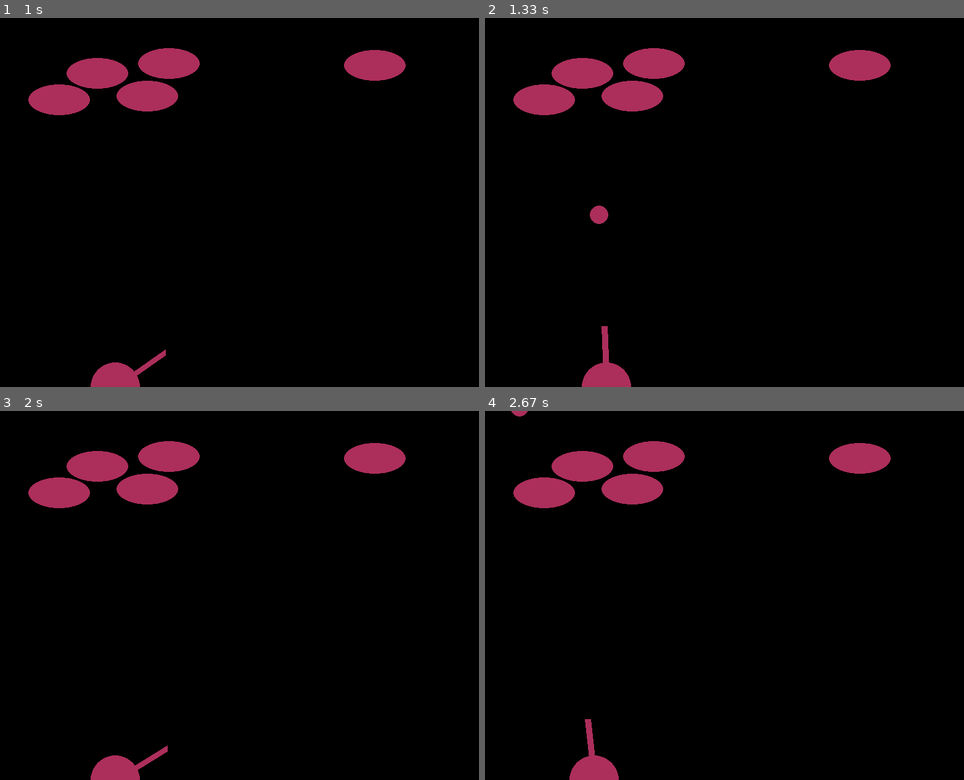
Above: before the commit, frames 1-4 (two rows, left to right).
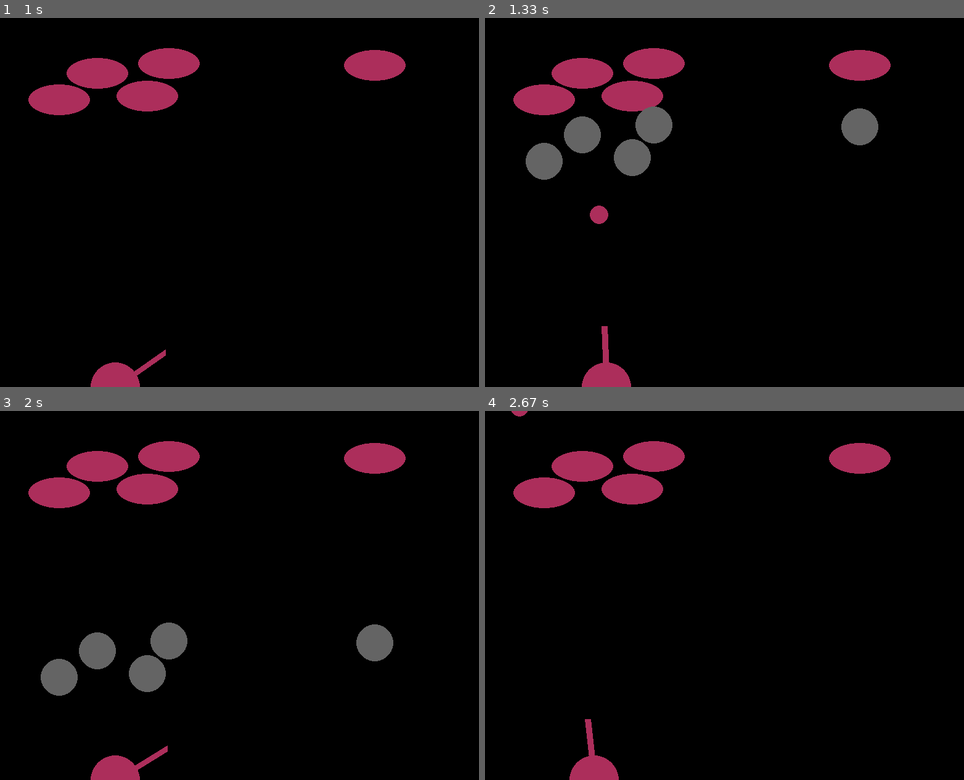
Above: after the commit, the same moments.

Repository: Pleshakova/pygame_projects
Game: pygame game, started from cannon_game/model.py
The game is run twice, just before and just after one commit, with the same random seed, the same clock (stepped at 60 frames per second) and the same inputs.
Inputs (mouse positions are in pixels of both pictures, inside the frame that each line leads up to):
- Up to frame 1 (1 s): click (234, 202) at 0.38 s; hold Right from 0.67 s (still down); click (392, 191) at 0.75 s
- Up to frame 2 (1.33 s): release Right at 1.13 s; hold Right from 1.17 s (still down); click (599, 206) at 1.25 s
- Up to frame 3 (2 s): release Right at 1.63 s; hold Left from 1.67 s (still down); click (282, 676) at 1.75 s
- Up to frame 4 (2.67 s): release Left at 2.2 s; hold Left 2.23-2.63 s; click (566, 540) at 2.32 s

Frame 1 is identical in both runs. In frame 2, 3.0% of the frame differs, in the area x 8-83%, y 24-44%; in frame 3, 3.0%; in frame 4, nothing differs.

Commit message:
Version 6. Targets can fire only once, bombs can move.

Diff:
--- a/cannon_game/model.py
+++ b/cannon_game/model.py
@@ -118,8 +118,9 @@
         self.width = 100
         self.height = 50
         self.coord = self.set_coords()
-        self.target_center = [(self.coord[0] + self.width) // 2, (self.coord[1] + self.height) // 2]
+        self.target_center = [self.coord[0] + self.width // 2, self.coord[1] + self.height // 2]
         self.fire_angle = math.pi * 3 / 2
+        self.pow = 30
 
     def set_coords(self):
         self.coord.append(randint(0, self.target_field_width - self.width))
@@ -131,7 +132,7 @@
         Создает бомбу с передачей собственных координат и с заданным направлением удара
         :return: экземпляр бомбы
         """
-        bomb = Bomb(coord=self.target_center)
+        bomb = Bomb(coord=self.target_center, pow=self.pow, angle=self.fire_angle)
         return bomb
 
     def show(self):
@@ -153,12 +154,15 @@
 
 
 class Bomb:
-    def __init__(self, coord):
+    def __init__(self, coord, pow, angle):
         self.coord = coord
         self.radius = 30
+        self.pow = pow
+        self.angle = angle
 
     def move(self):
-        pass
+        self.coord[0] += int(math.cos(self.angle) * self.pow)
+        self.coord[1] += 10
 
     def show(self):
         pygame.draw.circle(screen, [100, 100, 100], self.coord, self.radius)  # TODO change color
@@ -177,6 +181,10 @@
         for i in range(n):
             self.non_moving_targets.append(Target())
         return self.non_moving_targets
+
+    def target_fire(self):
+        for target in self.non_moving_targets:
+            self.bombs.append(target.fire())
 
     def event_handler(self):
         for event in pygame.event.get():
@@ -202,6 +210,8 @@
                 shell.move()
             else:
                 self.shells.remove(shell)
+        for bomb in self.bombs:
+            bomb.move()
 
     def game_show(self):
         self.cannon.show()
@@ -210,13 +220,8 @@
             shell.show()
         for target in self.non_moving_targets:
             target.show()
-
-    def target_fire(self):
-        for target in self.non_moving_targets:
-            self.bombs.append(target.fire())
         for bomb in self.bombs:
             bomb.show()
-
 
 def main():
     pygame.init()
@@ -228,9 +233,8 @@
         clock.tick(30)
         if pygame.time.get_ticks() >= time + 1000:
             time = pygame.time.get_ticks()
+            print('hello')
             mng.target_fire()
-
-            print('hello')
         mng.event_handler()
         mng.move()
         mng.game_show()
